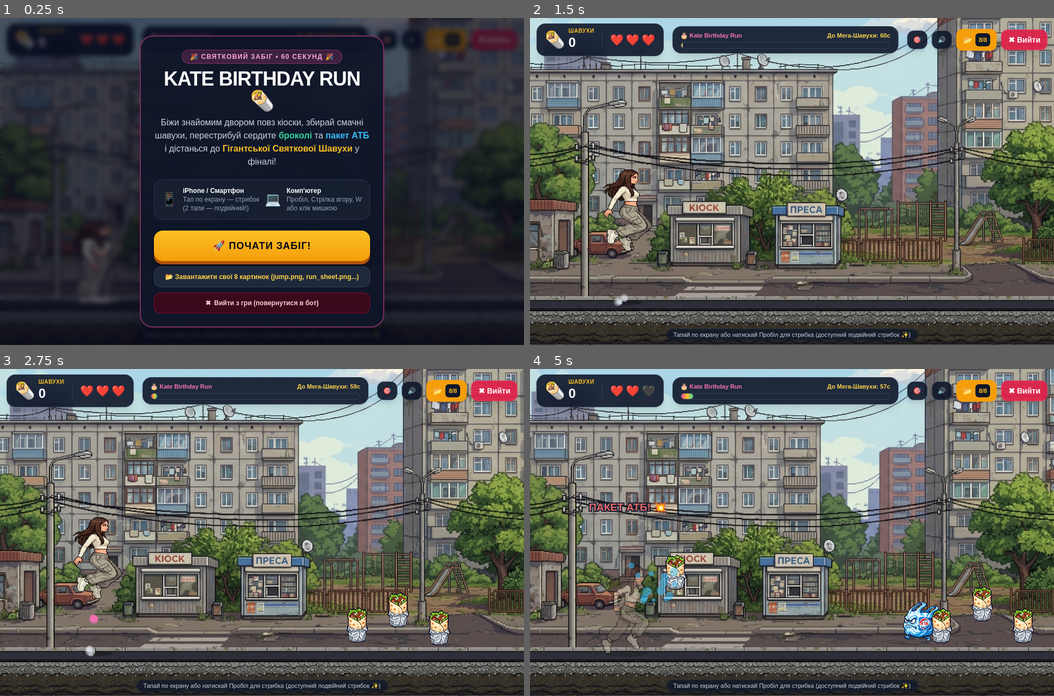
Above: before the commit, frames 1-4 (two rows, left to right).
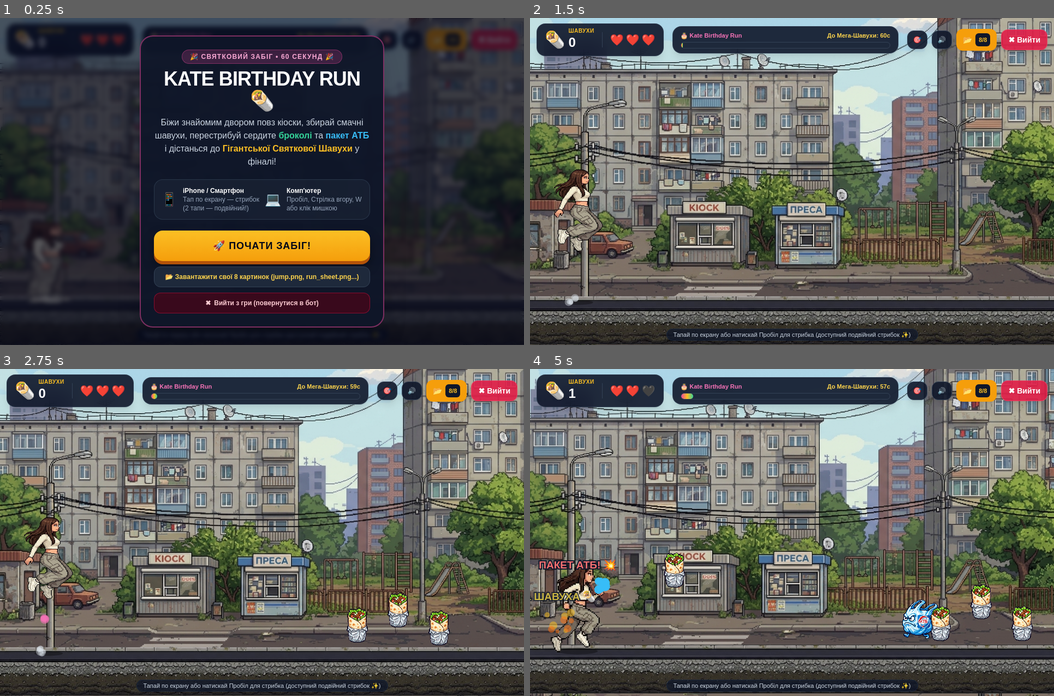
Above: after the commit, the same moments.

Repository: ChaferB/bday-game
Game: browser game, page index.html
Two runs of this game, one before a commit and one after it. Both use one fixed random seed, a clock stepped at 60 frames per second and the inputs below.
Inputs (mouse positions are in pixels of both pictures, inside the frame that each line leads up to):
- Up to frame 1 (0.25 s): no input
- Up to frame 2 (1.5 s): click (792, 181) at 0.27 s; hold Down 1.03-1.3 s; tap Space at 1.1 s; hold Up from 1.35 s (still down)
- Up to frame 3 (2.75 s): tap Space at 1.6, 2.1, 2.6 s; release Up at 1.65 s; hold Up 1.7-1.93 s; hold Down 1.98-2.32 s; hold Down 2.37-2.63 s; hold Up from 2.68 s (still down)
- Up to frame 4 (5 s): release Up at 2.98 s; hold Up 3.03-3.27 s; tap Space every 0.5 s from 3.1 to 4.6 s; hold Down 3.32-3.65 s; hold Down 3.7-3.97 s; hold Up 4.02-4.32 s; hold Up 4.37-4.6 s; hold Down 4.65-4.98 s

The runs differ from the first frame. In frame 1, 0.8% of the frame differs, in the area x 6-22%, y 64-88%; in frame 2, 2.3%; in frame 3, 2.3%; in frame 4, 47%, in the area x 0-100%, y 0-100%.

Commit message:
index.html

Diff:
--- a/index.html
+++ b/index.html
@@ -857,7 +857,7 @@
         // Фіксуємо ідентичну базову ширину для бігу та стрибка, щоб розміри не відрізнялися
         this.width = Math.round(this.height * 0.72);
         this.groundY = GAME_HEIGHT - BASE_GROUND_HEIGHT + 16;
-        this.x = Math.max(55, Math.min(145, Math.round(GAME_WIDTH * 0.13)));
+        this.x = 35; // Фіксуємо Кейт лівіше, щоб відкрити огляд уперед;
         this.y = this.groundY - this.height;
         this.vy = 0;
         this.isGrounded = true;
